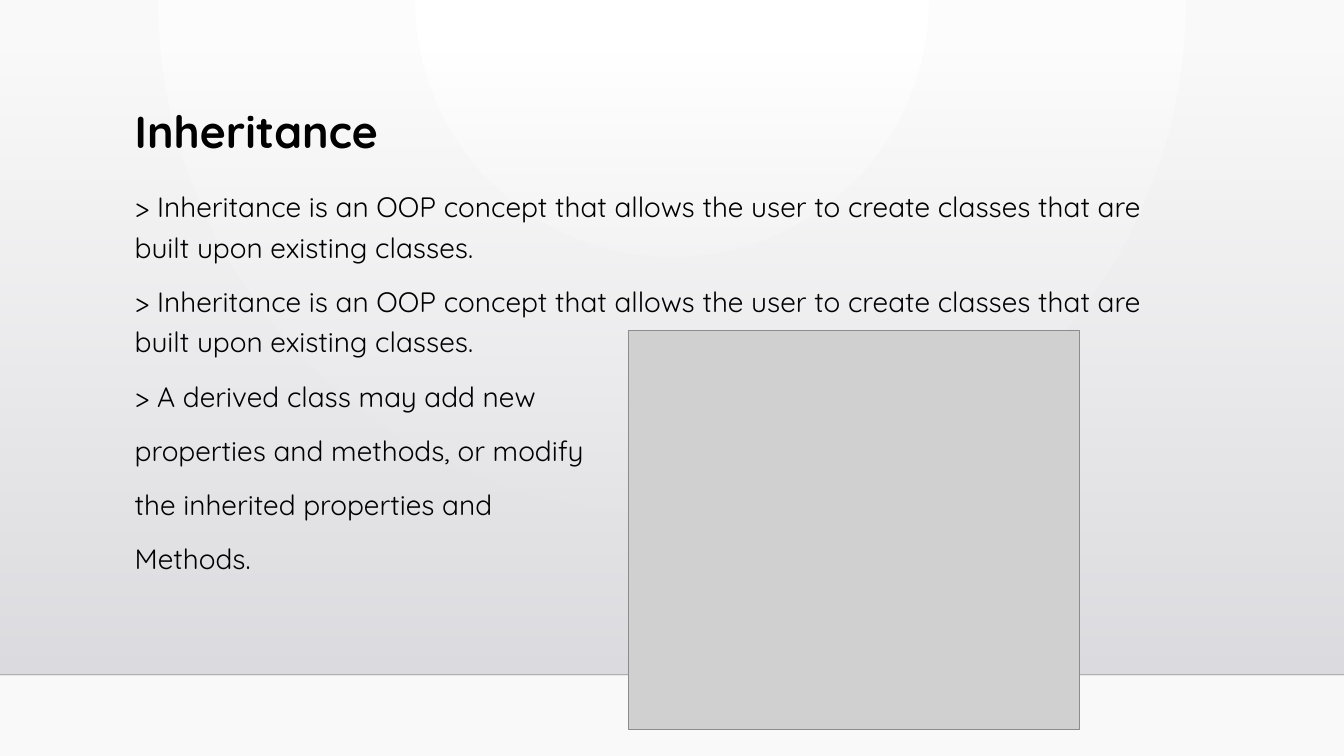
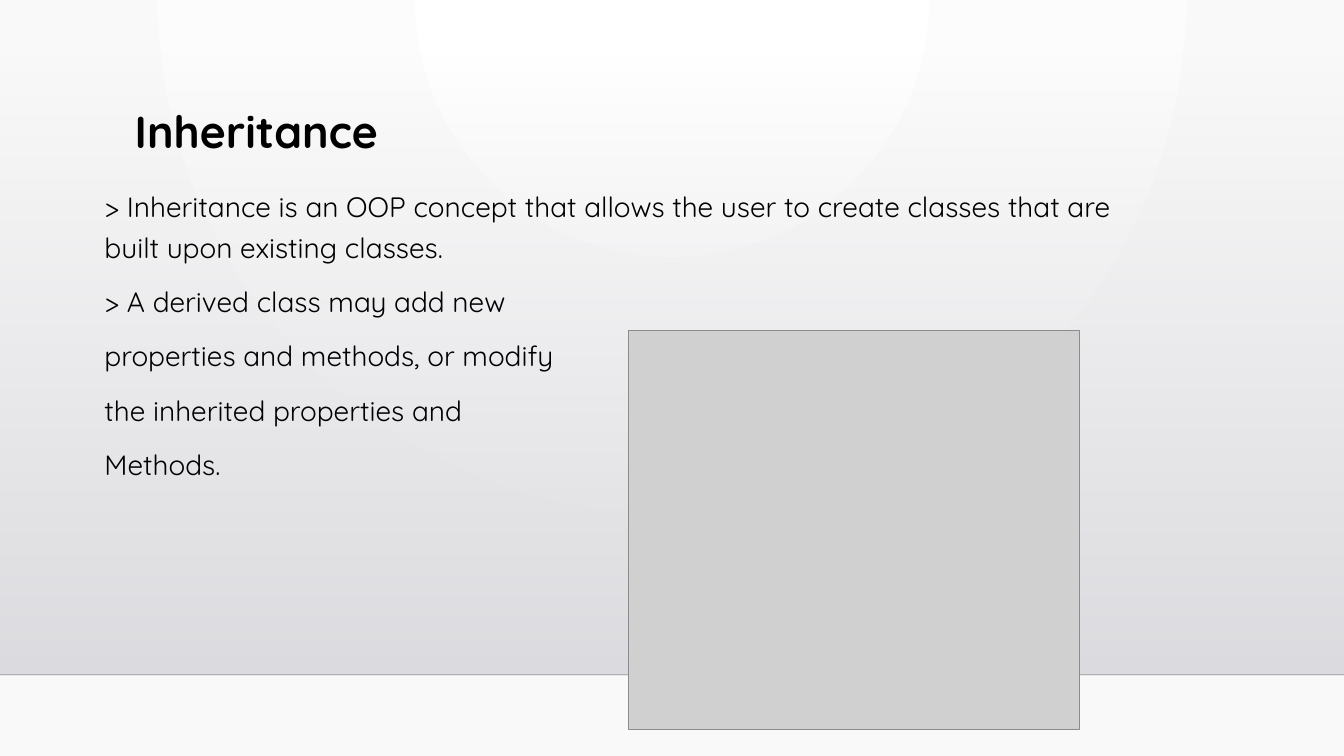
Before and after one commit to samirti/sv, a slide deck: slide 15 of learningSessions.pptx. Drawn at 1344x756 pixels with LibreOffice and Linux fonts; fonts in the diff are those of the drawing; grey boxes stand for pictures; background and template pictures are left out. Boxes give left, top, right and bottom in pixels: in the first picture for what was removed or moved away, otherwise in the second. Text is boxed around its words. In the diff, an @@ line names an element or a change of style, - is before the commit and + after.

```diff
--- a/learningSessions.pptx
+++ b/learningSessions.pptx
@@ text "> Inheritance is an OOP ...": place and size @@
-text "> Inheritance is an OOP ..." at [135,196,1141,570]
+text "> Inheritance is an OOP ..." at [104,196,1110,476]
@@ text at [135,196,1141,264]: paragraph removed @@
-> Inheritance is an OOP concept that allows the user to create classes that are built upon existing classes.
```
Also in this commit, not shown: 7 other slides changed, 2 slides added.
